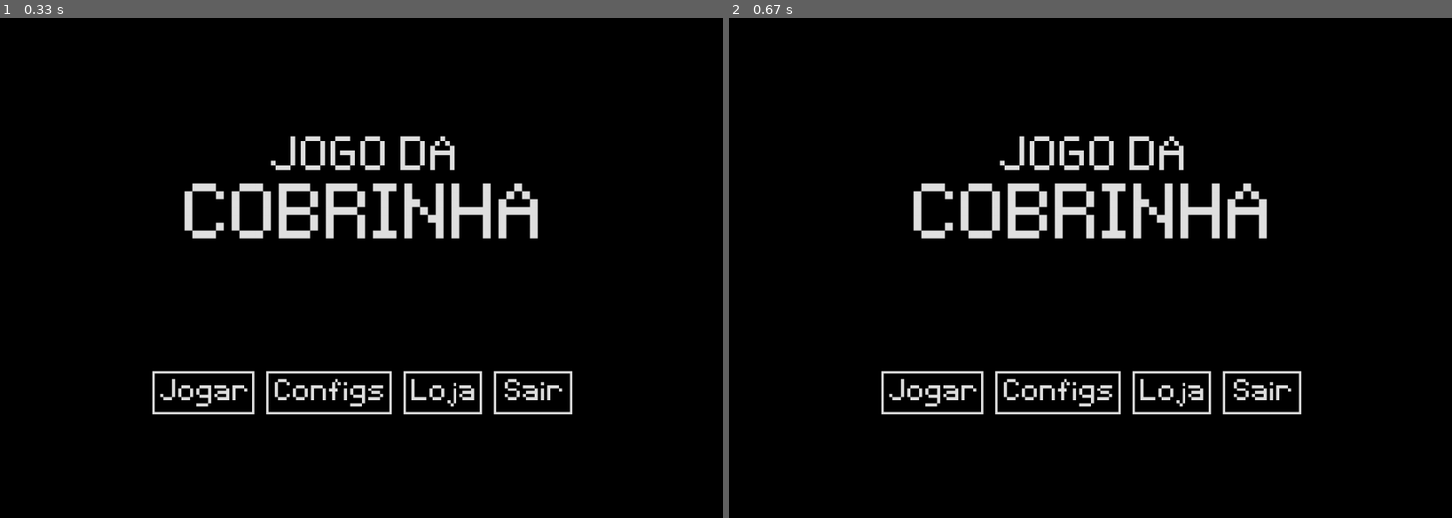
Above: before the commit, frames 1-2 (left to right).
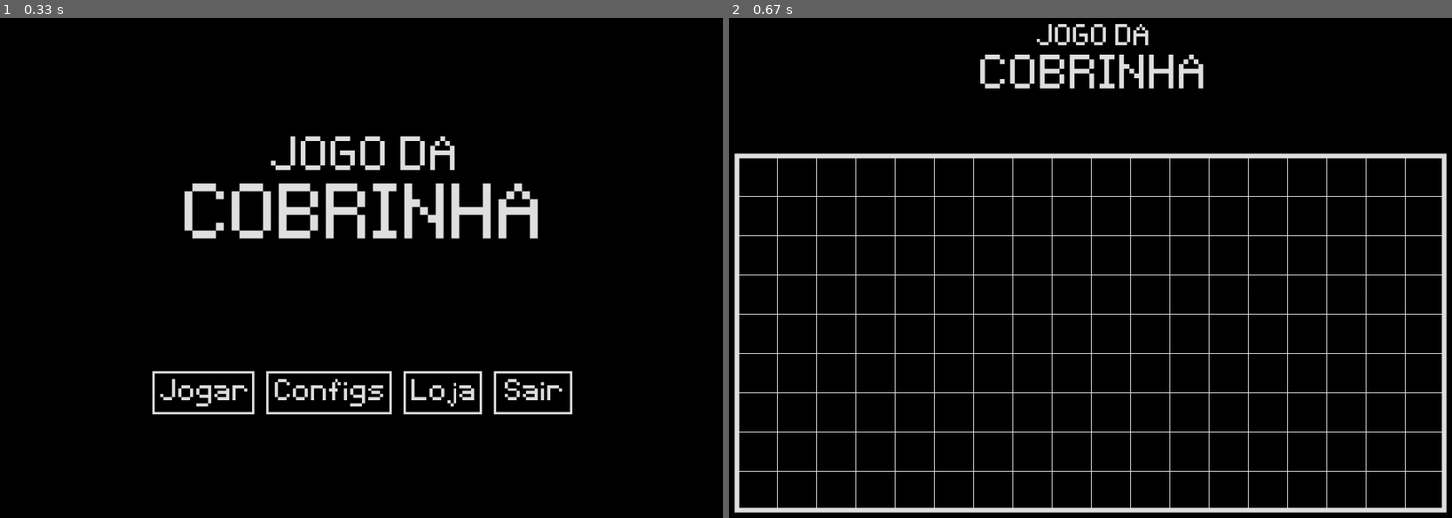
Above: after the commit, the same moments.

Repository: GiovanniDaldegan/jogo-da-cobrinha-pygame
Game: pygame game, started from scripts/main.py
The game is run twice, just before and just after one commit, with the same random seed, the same clock (stepped at 60 frames per second) and the same inputs.
Inputs:
- Up to frame 1 (0.33 s): no input
- Up to frame 2 (0.67 s): click "Jogar" at 0.38 s

Frame 1 is identical in both runs. In frame 2, 11% of the frame differs, in the area x 0-100%, y 1-99%.

Commit message:
23, 24, 25/07 - controle de cenas, interface básica
Com esse commit, o jogo passa a ter uma estrutura básica para o desenvolvimento de uma interface, além de ter um melhor e mais prático controle das cenas.

Agora, o script "interface.py" possuí uma função que, se o botão esquerdo do mouse for pressionado, ele checa se o mouse está sobre um dos objetos do tipo "Button" na camada reservada para objetos de interface.

Além disso, os botões tem uma nova propriedade "function", que representa o que eles devem acionar. Vou formalizar esse código/classificação melhor depois.

Com tudo isso, no menu, fiz com que os botões pudessem alterar a cena do jogo. Dessa forma, não é mais responsabilidade dos "loops" das cenas retornar um índice para que então o scene_manager altere a cena.

Observações:
- As camadas agora são, por padrão, separadas assim:
    - [0]: setup inicial da cena
    - [1]: objetos de interface
- O loop principal do jogo roda enquanto "scene_manager.run" for verdadeiro.
- A função "setScene" em "sceneManager.py" agora já faz com que a lista "layers" tenha duas sublistas vazias.

Diff:
--- /dev/null
+++ b/scripts/interface.py
@@ -0,0 +1,13 @@
+import pygame
+
+def handleInterface(base_path, scene_manager, layers):
+	if not pygame.mouse.get_pressed()[0]: return
+
+	for obj in layers[1]:
+
+		if type(obj).__name__ == "Button":
+			if obj.rectangle.rect.collidepoint(pygame.mouse.get_pos()):
+				function = obj.function.split()
+
+				if function[0] == "switch":
+					scene_manager.setScene(base_path, layers, int(function[1]))
--- a/scripts/main.py
+++ b/scripts/main.py
@@ -2,7 +2,6 @@
 
 import render, sceneManager
 from settings import SETTINGS
-# from scenes import game, menu
 
 
 # Game setup
@@ -14,26 +13,22 @@
 pygame.display.set_caption("Jogo da Cobrinha")
 clock = pygame.time.Clock()
 
-## Layers: [scene setup, snake, layer2, layer3, ...]
-layers = [[], []]
+## Layers: [scene setup, interface, layer1, layer2, ...]
+layers = []
 current_state = None
 
+
 def main():
-	run = True
 
 	scene_manager = sceneManager.SceneManager()
 
-
-	while run:
-		if not scene_manager.current_state:
-			scene_manager.setState(base_path, layers, 0)
-
+	while scene_manager.run:
 
 		events = pygame.event.get()
 
 		for event in events:
 			if event.type == pygame.QUIT:
-				run = False
+				scene_manager.run = False
 
 		scene_manager.runState(base_path, events, layers)
 
--- a/scripts/objects/button.py
+++ b/scripts/objects/button.py
@@ -3,10 +3,20 @@
 
 
 class Button():
-	def __init__(self, text, rectangle, pos):
+	def __init__(self, pos, text, rectangle, function):
 		rectangle.rect.center = pos
 
 		self.text = text
 		self.rectangle = rectangle
 		for i in range(len(self.text.rects)):
 			self.text.rects[i].center = (self.text.rects[i].center[0] + pos[0], self.text.rects[i].center[1] + pos[1])
+
+		self.function = function
+
+# button "function" code
+# [0]: what the button should do
+#		("switch", "settings")
+# [1]: first value
+#		(scene index, which configuration to change)
+# [2]: second value
+#		(transition index, new configuration value)
--- /dev/null
+++ b/scripts/objects/grid.py
@@ -0,0 +1,3 @@
+class Grid():
+    def __init__(self):
+        self.lines
--- a/scripts/sceneManager.py
+++ b/scripts/sceneManager.py
@@ -1,34 +1,56 @@
-from scenes import menu, game
+from scenes.menu import MenuScene
+from scenes.game import GameScene
+from scenes.settings import SettingsScene
+from scenes.store import StoreScene
+
+from objects import geometry
+import interface
+
 
 class SceneManager():
 	def __init__(self):
-		self.scenes = ["menu", "game"] # "Game over"?
+		self.scenes = ["menu", "settings", "store", "game"]
 		self.current_state = None
+
+		self.run = True
 
 
 	def runState(self, base_path, events, layers):
-		if self.current_state == "menu":
-			state_index = menu.menuLoop(base_path, events, layers)
-
-			if state_index != None:
-				self.setState(base_path, layers, state_index)
-
-		elif self.current_state == "game":
-			state_index = game.gameLoop(base_path, events, layers)
-
-			if state_index != None:
-				self.setState(base_path, layers, state_index)
+		if not self.current_state:
+			self.setScene(base_path, layers, 0)
 
 
-	def setState(self, source_path, layers, state_index):
+		if self.current_state == self.scenes[0]:
+			self.menu_scene.menuLoop(base_path, events, layers)
 
-		print(f"Última cena: {self.current_state}")
-		# layers = [[], []]
+		elif self.current_state == self.scenes[3]:
+			self.game_scene.gameLoop(base_path, events, layers)
+
+		interface.handleInterface(base_path, self, layers)
+
+	def setScene(self, source_path, layers, state_index):
+		if state_index == -1:
+			self.run = False
+
+		self.clearScreen(layers)
 		self.current_state = self.scenes[state_index]
-		print(f"Próxima: {self.current_state}")
 
-		if self.current_state == "menu":
-			menu.setup(source_path, layers)
+		if self.current_state == self.scenes[0]:
+			self.menu_scene = MenuScene(source_path, layers)
 
-		elif self.current_state == "game":
-			game.setup(source_path, layers)
+		elif self.current_state == self.scenes[1]:
+			self.settings_scene = SettingsScene(source_path, layers)
+
+		elif self.current_state == self.scenes[2]:
+			self.store_scene = StoreScene(source_path, layers)
+
+		elif self.current_state == self.scenes[3]:
+			self.game_scene = GameScene(source_path, layers)
+
+
+	def clearScreen(self, layers):
+		layers.clear()
+		layers.append([])
+		layers.append([])
+
+	#TODO: transições
--- a/scripts/scenes/game.py
+++ b/scripts/scenes/game.py
@@ -1,60 +1,63 @@
+import pygame
 from settings import SETTINGS, COLORS
+from interface import handleInterface
+from input import handleInput
+from fonts import initializeFonts
 from objects import geometry, text, snake
-from fonts import initializeFonts
-from input import handleInput
 
 
-def setup(source_path, layers):
-	# layers = [[], []]
-	print("CARALHO")
+class GameScene():
+	def __init__(self, source_path, layers):
+		self.game_speed = 1
+		# game_frame = pygame.USEREVENT + 1
 
-	_fonts = initializeFonts(source_path)
+		_fonts = initializeFonts(source_path)
 
-	# TODO: garantir que a grade tenha, pelo menos, dimensões 3x3
-	# Grid
-	grid_size = SETTINGS["GRID_SIZE"]
-	unit_size = SETTINGS["UNIT_SIZE"]
-	grid_origin = SETTINGS["GRID_ORIGIN"]
+		# TODO: garantir que a grade tenha, pelo menos, dimensões 3x3
+		# Grid
+		grid_size = SETTINGS["GRID_SIZE"]
+		unit_size = SETTINGS["UNIT_SIZE"]
+		grid_origin = SETTINGS["GRID_ORIGIN"]
 
-	# Title
-	title = text.Text(
-		(
-			{ "font": _fonts["font2"], "content":"JOGO DA", "pos": (504, 50), "color": COLORS["light_gray"] },
-			{ "font": _fonts["font1"], "content": "COBRINHA", "pos": (504, 100), "color": COLORS["light_gray"] }
+		# Title
+		title = text.Text(
+			(
+				{ "font": _fonts["font2"], "content":"JOGO DA", "pos": (504, 50), "color": COLORS["light_gray"] },
+				{ "font": _fonts["font1"], "content": "COBRINHA", "pos": (504, 100), "color": COLORS["light_gray"] }
+			)
 		)
-	)
 
-	# Borders
-	r0 = geometry.Rectangle(COLORS["light_gray"], (46, 196), (907, 457), 6)
+		# Borders
+		r0 = geometry.Rectangle(COLORS["light_gray"], (46, 196), (907, 457), 6)
 
-	layers[0].append(title)
-	layers[0].append(r0)
+		# TODO: organizar o setup das camadas
 
-	for i in range(int(grid_size[0] / unit_size) - 1):
-		layers[0].append(geometry.Line(COLORS["light_gray"], (grid_origin[0] + (1 + i) * unit_size, grid_origin[1]), (grid_origin[0] + (1 + i) * unit_size, grid_origin[1] + grid_size[1]), 1))
+		layers[0].append(title)
+		layers[0].append(r0)
 
-	for j in range(int(grid_size[1] / unit_size) - 1):
-		layers[0].append(geometry.Line(COLORS["light_gray"], (grid_origin[0], grid_origin[1] + (1 + j) * unit_size), (grid_origin[0] + grid_size[0], grid_origin[1] + (1 + j) * unit_size), 1))
+		for i in range(int(grid_size[0] / unit_size) - 1):
+			layers[0].append(geometry.Line(COLORS["light_gray"], (grid_origin[0] + (1 + i) * unit_size, grid_origin[1]), (grid_origin[0] + (1 + i) * unit_size, grid_origin[1] + grid_size[1]), 1))
+
+		for j in range(int(grid_size[1] / unit_size) - 1):
+			layers[0].append(geometry.Line(COLORS["light_gray"], (grid_origin[0], grid_origin[1] + (1 + j) * unit_size), (grid_origin[0] + grid_size[0], grid_origin[1] + (1 + j) * unit_size), 1))
 
 
-def gameLoop(base_path, events, layers):
-	#layers[1] = []
-
-	_input = handleInput(events)
+	def gameLoop(self, base_path, events, layers):
+		_input = handleInput(events)
 
 
-	# player.update()
-	"""
-	print(f"\n[ {player.segments[0][0]}, ", end="")
-	for i in range(len(player.segments)):
+		# player.update()
+		"""
+		print(f"\n[ {player.segments[0][0]}, ", end="")
+		for i in range(len(player.segments)):
 
-		print(f"{player.segments[i][1]}", end=" ]")
+			print(f"{player.segments[i][1]}", end=" ]")
 
-		layers[1].append(geometry.Circle(COLORS["pink"],
-				(
-					SETTINGS["GRID_ORIGIN"][0] + player.segments[i][1][0] * SETTINGS["UNIT_SIZE"],
-					SETTINGS["GRID_ORIGIN"][1] + player.segments[i][1][1] * SETTINGS["UNIT_SIZE"]
-				),
-				4
-			)
-		)"""
+			layers[1].append(geometry.Circle(COLORS["pink"],
+					(
+						SETTINGS["GRID_ORIGIN"][0] + player.segments[i][1][0] * SETTINGS["UNIT_SIZE"],
+						SETTINGS["GRID_ORIGIN"][1] + player.segments[i][1][1] * SETTINGS["UNIT_SIZE"]
+					),
+					4
+				)
+			)"""
--- a/scripts/scenes/menu.py
+++ b/scripts/scenes/menu.py
@@ -4,46 +4,52 @@
 from objects import geometry, text, button
 from input import handleInput
 
-def setup(base_path, layers):
-	# layers = [[]]
-	print("PORRA")
-	_fonts = initializeFonts(base_path)
+
+class MenuScene():
+	def __init__(self, base_path, layers):
+		_fonts = initializeFonts(base_path)
+
+		# Scene objects
+		title = text.Text((
+			{ "font": _fonts["font1"], "content": "JOGO DA", "pos": (504, 204), "color": COLORS["light_gray"] },
+			{ "font": _fonts["font0"], "content": "COBRINHA", "pos": (504, 284), "color": COLORS["light_gray"] }
+		))
+
+		play_button = button.Button(
+			(298, 500),
+			text.Text(
+				[ { "font": _fonts["font2"], "content": "Jogar", "pos": (2, 2), "color": COLORS["light_gray"] } ]
+			),
+			geometry.Rectangle(COLORS["light_gray"], (0, 0), (130, 55), 3), "switch 3"
+		)
+
+		config_button = button.Button(
+			(458, 500),
+			text.Text(
+				[ { "font": _fonts["font2"], "content": "Configs", "pos": (2, 2), "color": COLORS["light_gray"] } ]
+			),
+			geometry.Rectangle(COLORS["light_gray"], (0, 0), (160, 55), 3), "switch 1"
+		)
+
+		store_button = button.Button(
+			(603, 500),
+			text.Text(
+				[ { "font": _fonts["font2"], "content": "Loja", "pos": (2, 2), "color": COLORS["light_gray"] } ]
+			),
+			geometry.Rectangle(COLORS["light_gray"], (0, 0), (100, 55), 3), "switch 2"
+		)
+
+		exit_button = button.Button(
+			(718, 500),
+			text.Text(
+				[ { "font": _fonts["font2"], "content": "Sair", "pos": (2, 2), "color": COLORS["light_gray"] } ]
+			),
+			geometry.Rectangle(COLORS["light_gray"], (0, 0), (100, 55), 3), "switch -1"
+		)
+
+		layers[0] = [title]
+		layers[1] = [play_button, config_button, store_button, exit_button]
 
 
-	title0 = text.Text((
-		{ "font": _fonts["font1"], "content": "JOGO DA", "pos": (504, 204), "color": COLORS["light_gray"] },
-		{ "font": _fonts["font0"], "content": "COBRINHA", "pos": (504, 284), "color": COLORS["light_gray"] }
-	))
-
-	play_button = button.Button(
-		text.Text( [
-			{ "font": _fonts["font2"], "content": "Jogar", "pos": (2, 2), "color": COLORS["light_gray"] }
-		] ), geometry.Rectangle(COLORS["light_gray"], (0, 0), (130, 55), 3), (298, 500)
-	)
-
-	config_button = button.Button(
-		text.Text( [
-			{ "font": _fonts["font2"], "content": "Configs", "pos": (2, 2), "color": COLORS["light_gray"] }
-		] ), geometry.Rectangle(COLORS["light_gray"], (0, 0), (160, 55), 3), (458, 500)
-	)
-
-	store_button = button.Button(
-		text.Text( [
-			{ "font": _fonts["font2"], "content": "Loja", "pos": (2, 2), "color": COLORS["light_gray"] }
-		] ), geometry.Rectangle(COLORS["light_gray"], (0, 0), (100, 55), 3), (603, 500)
-	)
-
-	exit_button = button.Button(
-		text.Text( [
-			{ "font": _fonts["font2"], "content": "Sair", "pos": (2, 2), "color": COLORS["light_gray"] }
-		] ), geometry.Rectangle(COLORS["light_gray"], (0, 0), (100, 55), 3), (718, 500)
-	)
-
-	layers[0] = [title0, play_button, config_button, store_button, exit_button]
-
-
-def menuLoop(base_path, events, layers):
-	_input = handleInput(events)
-
-	if _input == pygame.K_SPACE:
-		return 1
+	def menuLoop(self, base_path, events, layers):
+		_input = handleInput(events)
--- /dev/null
+++ b/scripts/scenes/settings.py
@@ -0,0 +1,37 @@
+from fonts import initializeFonts
+from objects import geometry, text, button
+from settings import SETTINGS, COLORS
+
+class SettingsScene():
+	def __init__(self, base_path, layers):
+		_fonts = initializeFonts(base_path)
+
+		# Scene objects
+		title = text.Text( [
+			{ "font": _fonts["font1"], "content": "Configs", "pos": (504, 104), "color": COLORS["light_gray"] }
+		] )
+
+		volume_text = text.Text( [
+			{ "font": _fonts["font2"], "content": "Volume", "pos": (254, 304), "color": COLORS["light_gray"] }
+		] )
+
+		back_button = button.Button(
+			(50, 20),
+			text.Text(
+				[ { "font": _fonts["font3"], "content": "Voltar", "pos": (2, 2), "color": COLORS["light_gray"] } ],
+			), geometry.Rectangle(COLORS["light_gray"], (0, 0), (30, 20), 3), "switch 0"
+		)
+
+		# TODO: slider
+
+		# volume_value = text.Text( [
+		# 	{ "font": _fonts["font3"], "content": "Configs", "pos": (504, 104), "color": COLORS["light_gray"] }
+		# ] )
+
+		theme_text = text.Text( [
+			{ "font": _fonts["font2"], "content": "Tema", "pos": (254, 404), "color": COLORS["light_gray"] }
+		] )
+
+		layers[0].append(title)
+		layers[0].append(volume_text)
+		layers[0].append(theme_text)
--- /dev/null
+++ b/scripts/scenes/store.py
@@ -0,0 +1,14 @@
+from fonts import initializeFonts
+from objects import geometry, text, button
+from settings import SETTINGS, COLORS
+
+class StoreScene():
+	def __init__(self, base_path, layers):
+		_fonts = initializeFonts(base_path)
+
+		# Scene objects
+		title = text.Text( [
+			{ "font": _fonts["font1"], "content": "Loja", "pos": (504, 104), "color": COLORS["light_gray"] }
+		] )
+
+		layers[0].append(title)
--- /dev/null
+++ b/scripts/soundManager.py
@@ -0,0 +1 @@
+import pygame
